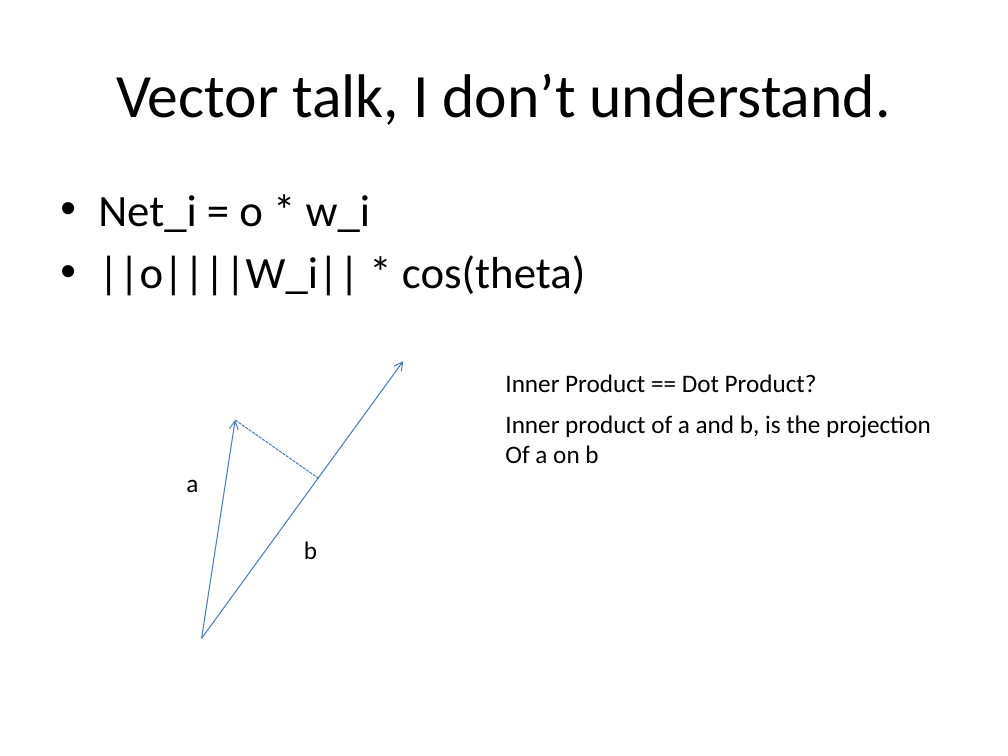
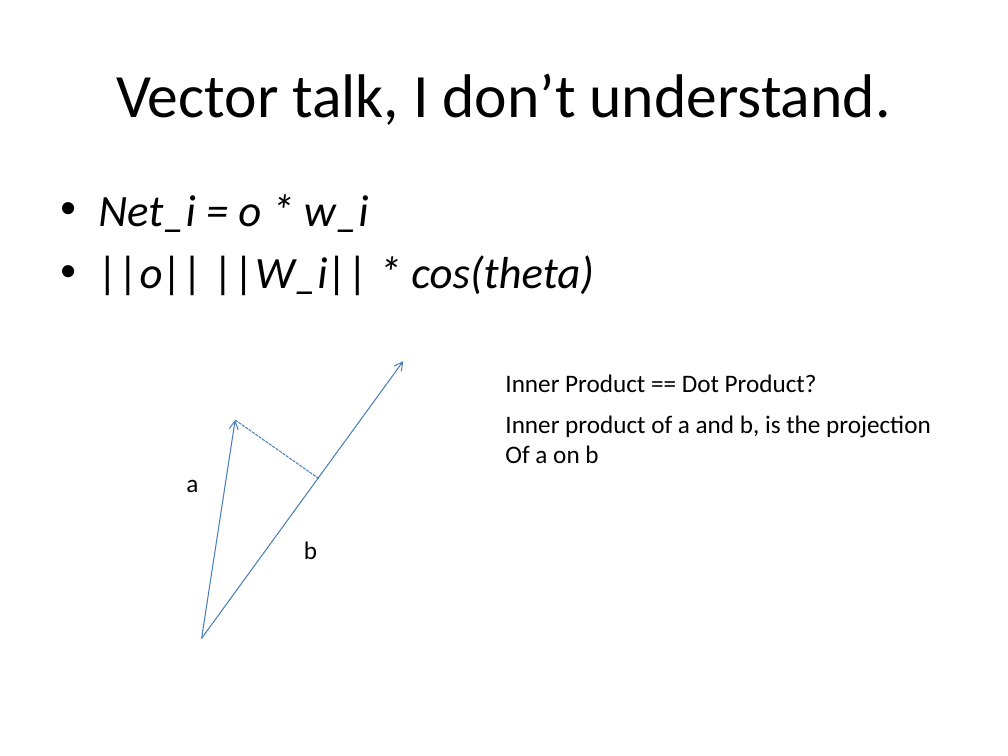
Before and after one commit to edvelezg/unb-nn, a slide deck: slide 8 of Neural Networks.pptx. Drawn at 1008x756 pixels with LibreOffice and Linux fonts; fonts in the diff are those of the drawing. Boxes give left, top, right and bottom in pixels: in the first picture for what was removed or moved away, otherwise in the second. Text is boxed around its words. In the diff, an @@ line names an element or a change of style, - is before the commit and + after.

```diff
--- a/Neural Networks.pptx
+++ b/Neural Networks.pptx
@@ text at [98,195,369,232]: italic on in "Net_i = o * w_i" @@
@@ text at [98,255,593,296]: text changed; italic on @@
-• ||o||||W_i|| * cos(theta)
+• ||o|| ||W_i|| * cos(theta)
```
Also in this commit, not shown: 7 other slides changed, 3 slides added, 1 slide removed.
